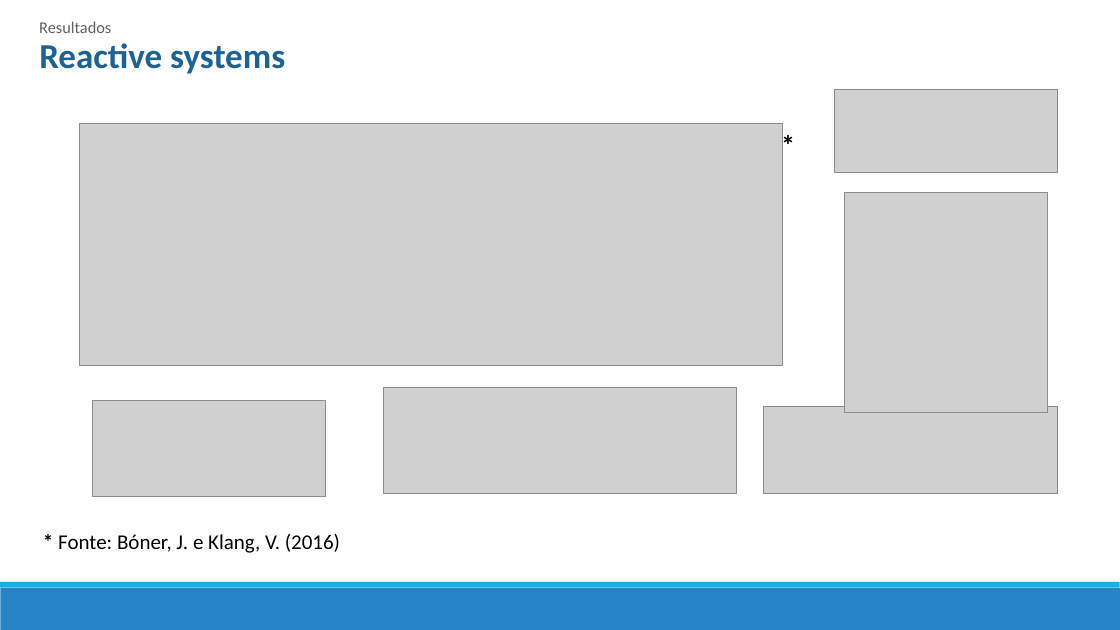
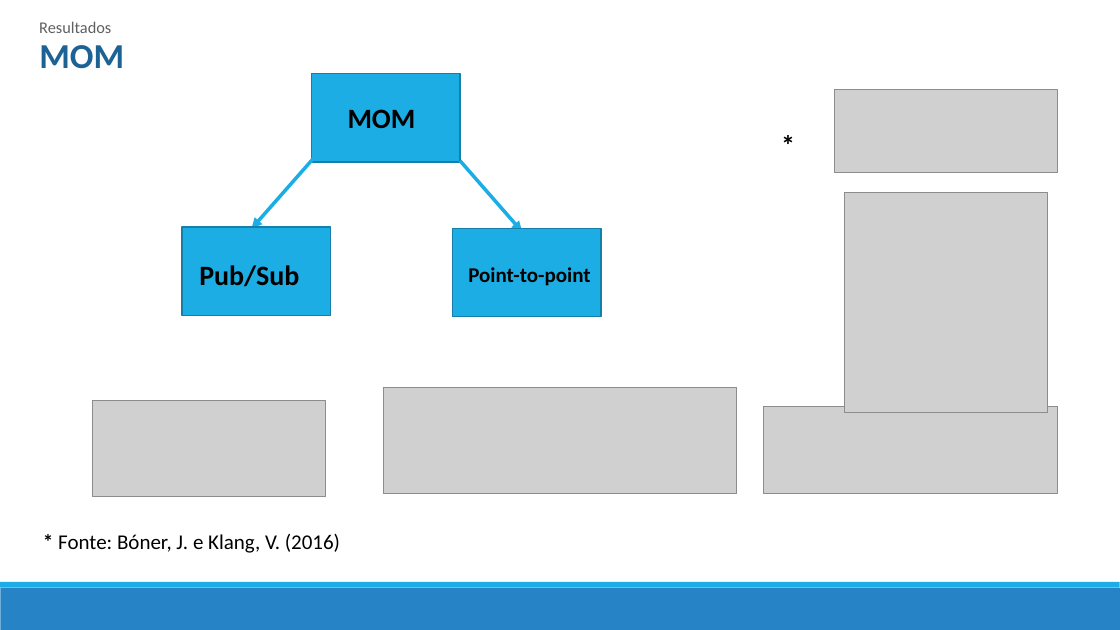
Before and after one commit to mrezende/architecture-discipline, a slide deck: slide 9 of article-presentation/Artigo.pptx. Drawn at 1120x630 pixels with LibreOffice and Linux fonts; fonts in the diff are those of the drawing; grey boxes stand for pictures. Boxes give left, top, right and bottom in pixels: in the first picture for what was removed or moved away, otherwise in the second. Text is boxed around its words. In the diff, an @@ line names an element or a change of style, - is before the commit and + after.

Commit message:
alteracao dos resultados

```diff
--- a/article-presentation/Artigo.pptx
+++ b/article-presentation/Artigo.pptx
@@ text at (x1=39, y1=45, x2=124, y2=69): text changed @@
-Reactive systems
+MOM
@@ rectangle added at (x1=312, y1=74, x2=460, y2=162), fill #1CADE4, outline #1580A9 1.25 pt @@
@@ text added at (x1=348, y1=109, x2=416, y2=128), 24 pt, text #000000, bold @@
+MOM
@@ picture removed at (x1=79, y1=124, x2=782, y2=365) @@
@@ arrow added from (313, 158) to (252, 229), #1CADE4 3 pt @@
@@ arrow added from (460, 160) to (523, 232), #1CADE4 3 pt @@
@@ rectangle added at (x1=182, y1=227, x2=331, y2=315), fill #1CADE4, outline #1580A9 1.25 pt @@
@@ rectangle added at (x1=452, y1=229, x2=601, y2=317), fill #1CADE4, outline #1580A9 1.25 pt @@
@@ text added at (x1=199, y1=265, x2=299, y2=287), 24 pt, text #000000, bold @@
+Pub/Sub
@@ text added at (x1=468, y1=267, x2=590, y2=286), 18 pt, text #000000, bold @@
+Point-to-point
```
